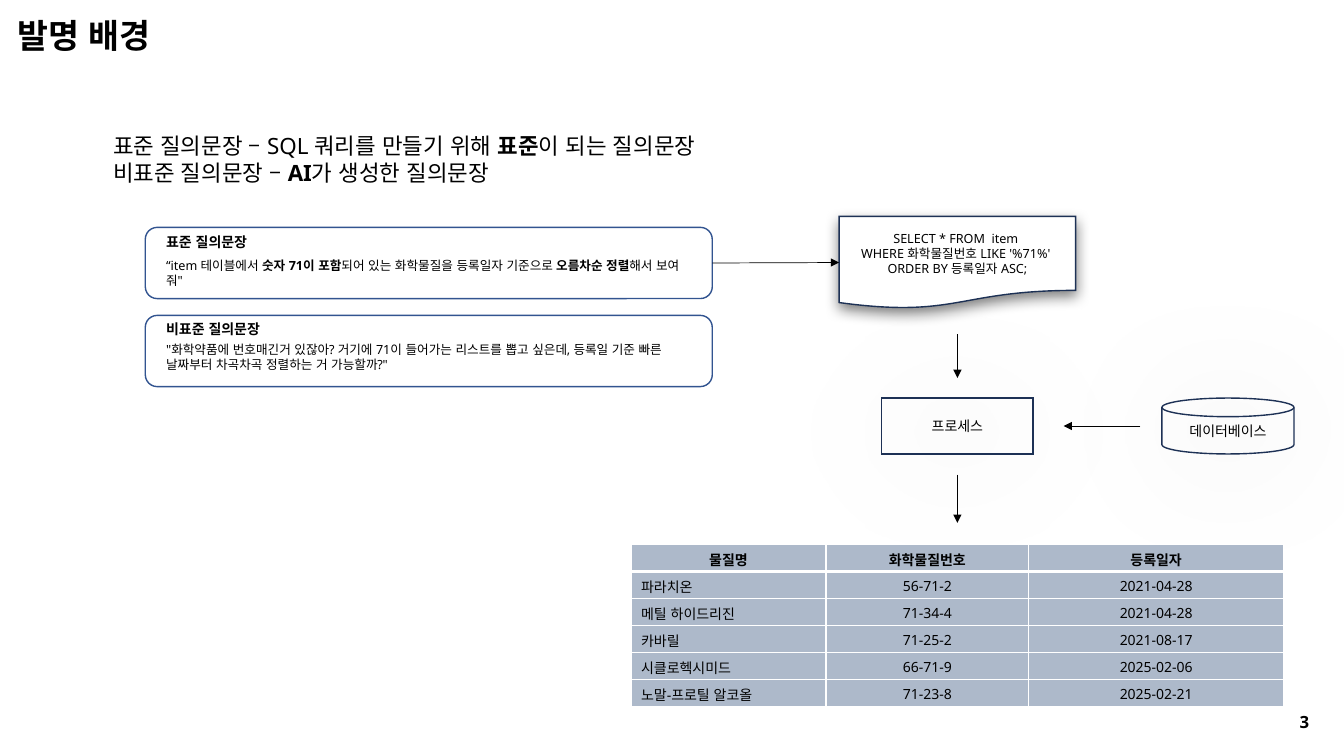
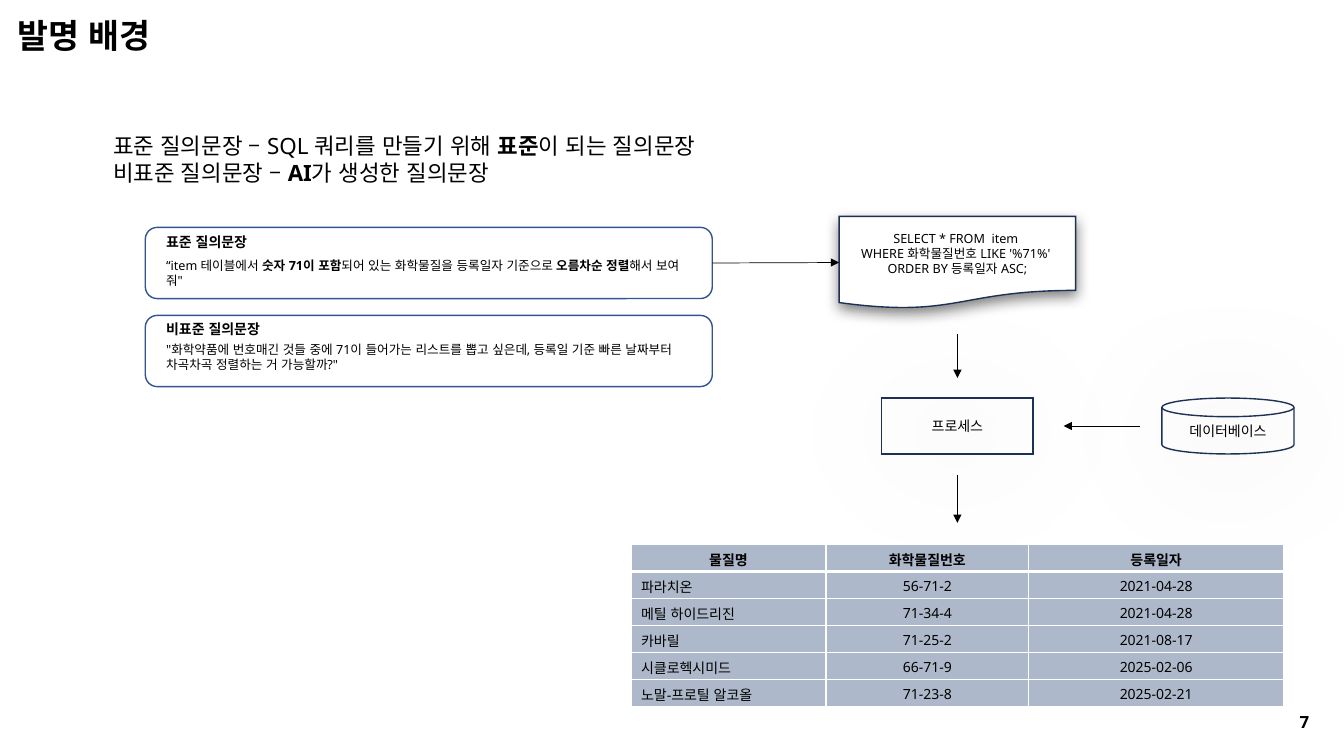
Before and after one commit to seungdeng/DELab, a slide deck: slide 6 of PPT/DSLab_이승건,송민섭_특허.pptx (slide 8 before the commit). Drawn at 1344x756 pixels with LibreOffice and Linux fonts; fonts in the diff are those of the drawing. Boxes give left, top, right and bottom in pixels: in the first picture for what was removed or moved away, otherwise in the second. Text is boxed around its words. In the diff, an @@ line names an element or a change of style, - is before the commit and + after.

```diff
--- a/PPT/DSLab_이승건,송민섭_특허.pptx
+++ b/PPT/DSLab_이승건,송민섭_특허.pptx
@@ text at box(166, 343, 671, 370): text changed @@
-"화학약품에 번호매긴거 있잖아? 거기에 71이 들어가는 리스트를 뽑고 싶은데, 등록일 기준 빠른 날짜부터 차곡차곡 정렬하는 거 가능할까?"
+"화학약품에 번호매긴 것들 중에 71이 들어가는 리스트를 뽑고 싶은데, 등록일 기준 빠른 날짜부터 차곡차곡 정렬하는 거 가능할까?"
@@ text at box(1300, 716, 1310, 728): text changed @@
-3
+7
```
Also in this commit, not shown: 12 other slides changed, 2 slides added, 2 slides removed.
